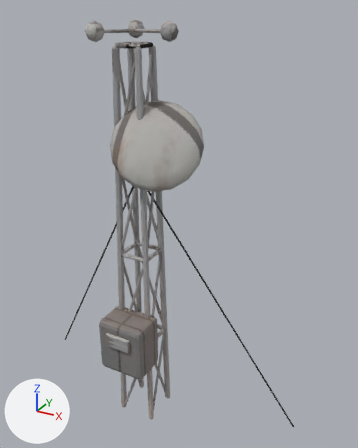
Renders of the glTF model models/props/laundry.glb from each side of a commit.
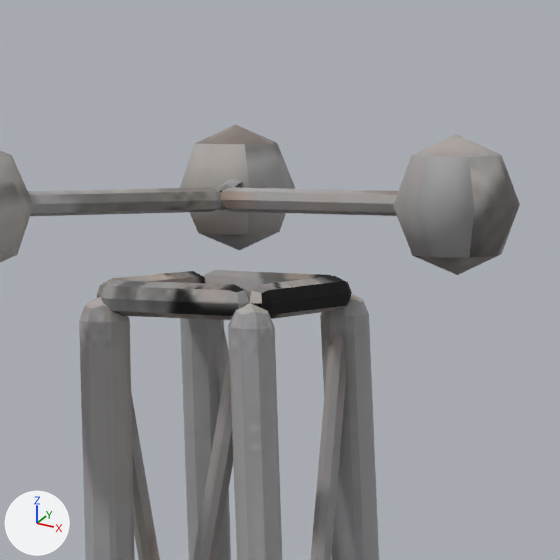
The first picture shows the older version from a 50 mm camera at (1.079, -1.619, 1.831) aimed at (0.131, 0.105, 0.969). The close-ups show the older and then the newer version on the part from 28% to 52% of the width and 0% to 19% of the height of that picture. Only the edits that show in the close-ups are written down. The lights are fixed; the arrows at lower left show +X, +Y and +Z. Vertices at exactly the same position are counted once.

The first close-up shows 'laundry'.
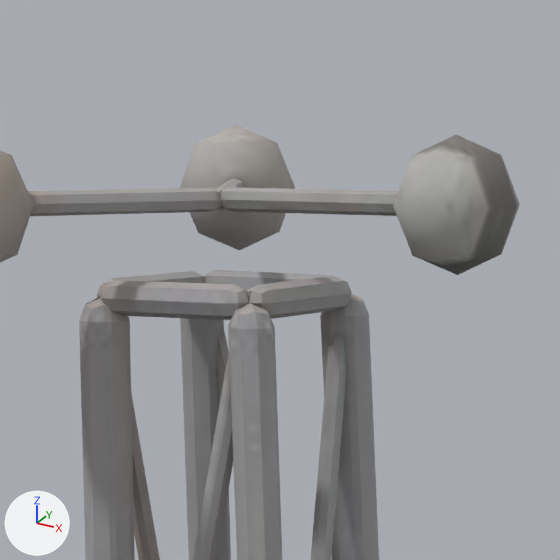
Changed parts and their boxes [x1, y1, x2, y2] in the close-ups (560 x 560 px):
part 1 of me_box, surface changed
    both: [0, 124, 520, 560]

Diff of the bpy script that builds the scene:
```diff
--- a/models/props/laundry.glb.py
+++ b/models/props/laundry.glb.py
@@ me_box @@
 # used by ob_laundry; location = (0.0, 0.0, 0.0)
-me_box.from_pydata(...)  # 2600 vertices, 5012 faces; spans x -0.7..0.7, y -0.22..0.2, z 0.0..1.79
+me_box.from_pydata(...)  # 2544 vertices, 4904 faces; spans x -0.7..0.7, y -0.2..0.2, z 0.0..1.79
+# me_box part 1: 3746 kept faces spanning x -0.7..0.7, y -0.16..0.2, z 0.0..1.79 get new texture (UV) coordinates
+# edits to the shape of me_box do not show in these pictures
 me_box.materials.append(mat_laundry_baked)
```
